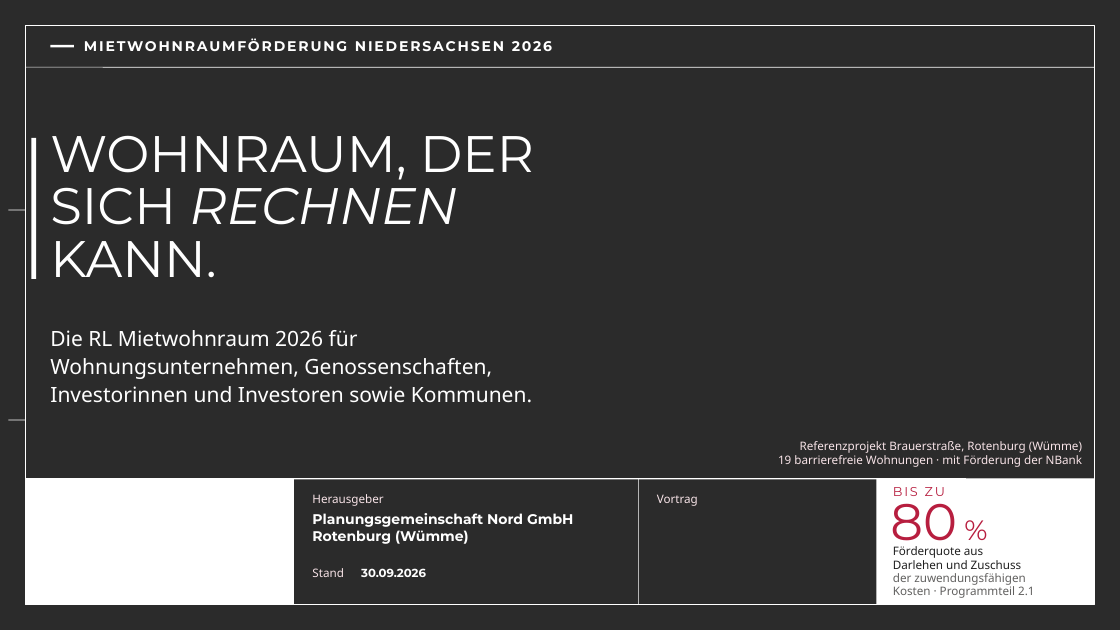
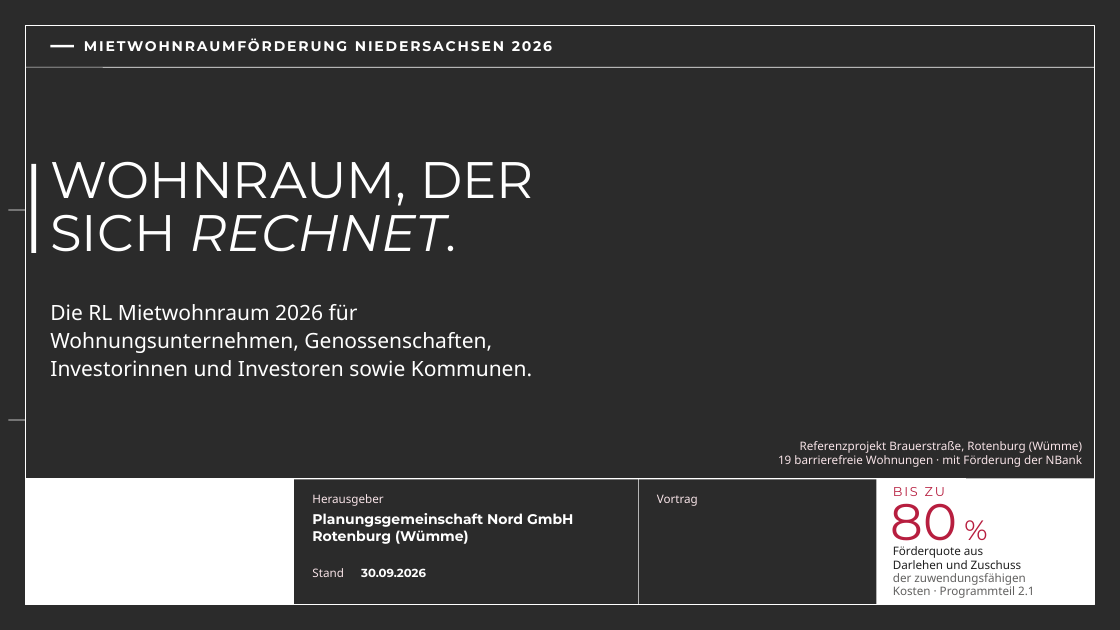
Before and after one commit to vgedaschko/NBank, a slide deck: slide 1 of praesentation/dist/PGN-Mietwohnraumfoerderung-Niedersachsen-2026-Vortrag.pptx. Drawn at 1120x630 pixels with LibreOffice and Linux fonts; fonts in the diff are those of the drawing; background and template pictures are left out; a plain dark background stands for a picture behind light text. Boxes give left, top, right and bottom in pixels: in the first picture for what was removed or moved away, otherwise in the second. Text is boxed around its words. In the diff, an @@ line names an element or a change of style, - is before the commit and + after.

```diff
--- a/praesentation/dist/PGN-Mietwohnraumfoerderung-Niedersachsen-2026-Vortrag.pptx
+++ b/praesentation/dist/PGN-Mietwohnraumfoerderung-Niedersachsen-2026-Vortrag.pptx
@@ rectangle: place and size @@
-rectangle at <box>32,138,37,279</box>
+rectangle at <box>32,164,37,253</box>
@@ title "WOHNRAUM, DER": place and size @@
-title "WOHNRAUM, DER" at <box>50,135,534,277</box>
+title "WOHNRAUM, DER" at <box>50,161,534,252</box>
@@ title at <box>50,201,457,252</box>: text changed; italic on @@
-SICH RECHNEN
-KANN.
+SICH RECHNET.
@@ text "Die RL Mietwohnraum 2026 für ...": place and size @@
-text "Die RL Mietwohnraum 2026 für ..." at <box>50,330,532,403</box>
+text "Die RL Mietwohnraum 2026 für ..." at <box>50,304,532,377</box>
```
Also in this commit, not shown: 17 other files.
